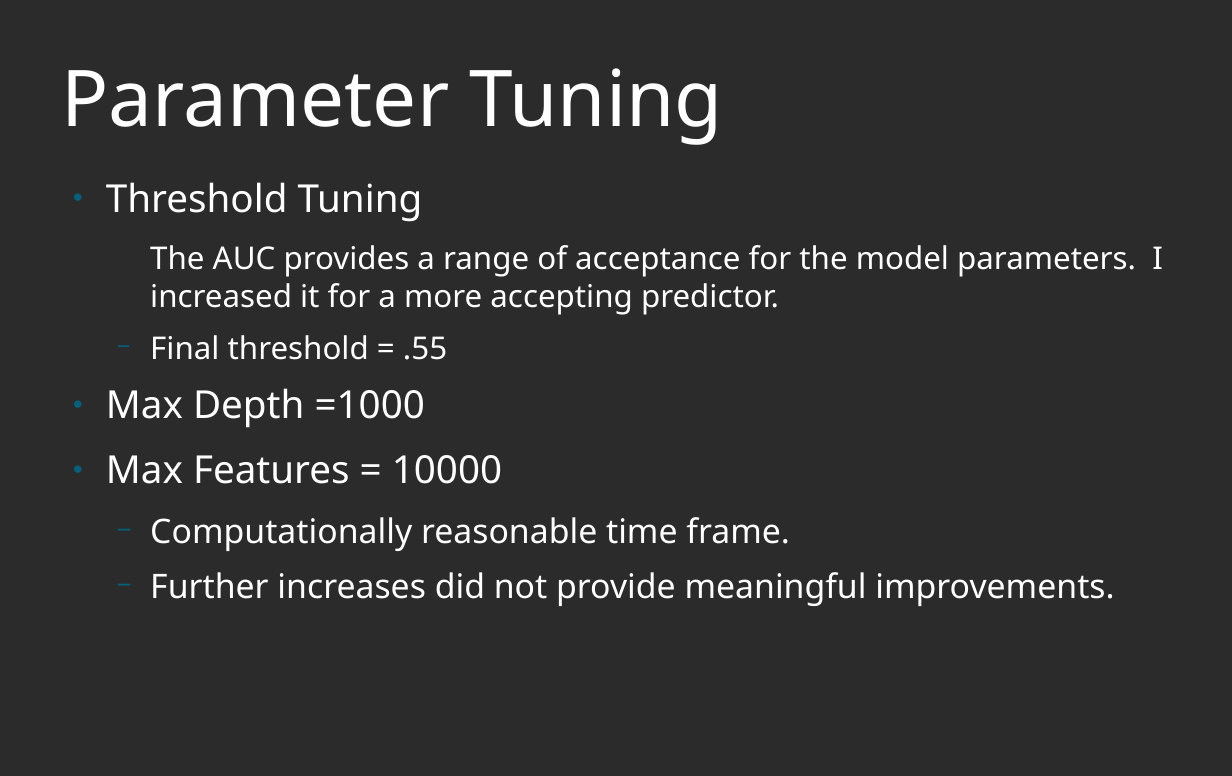
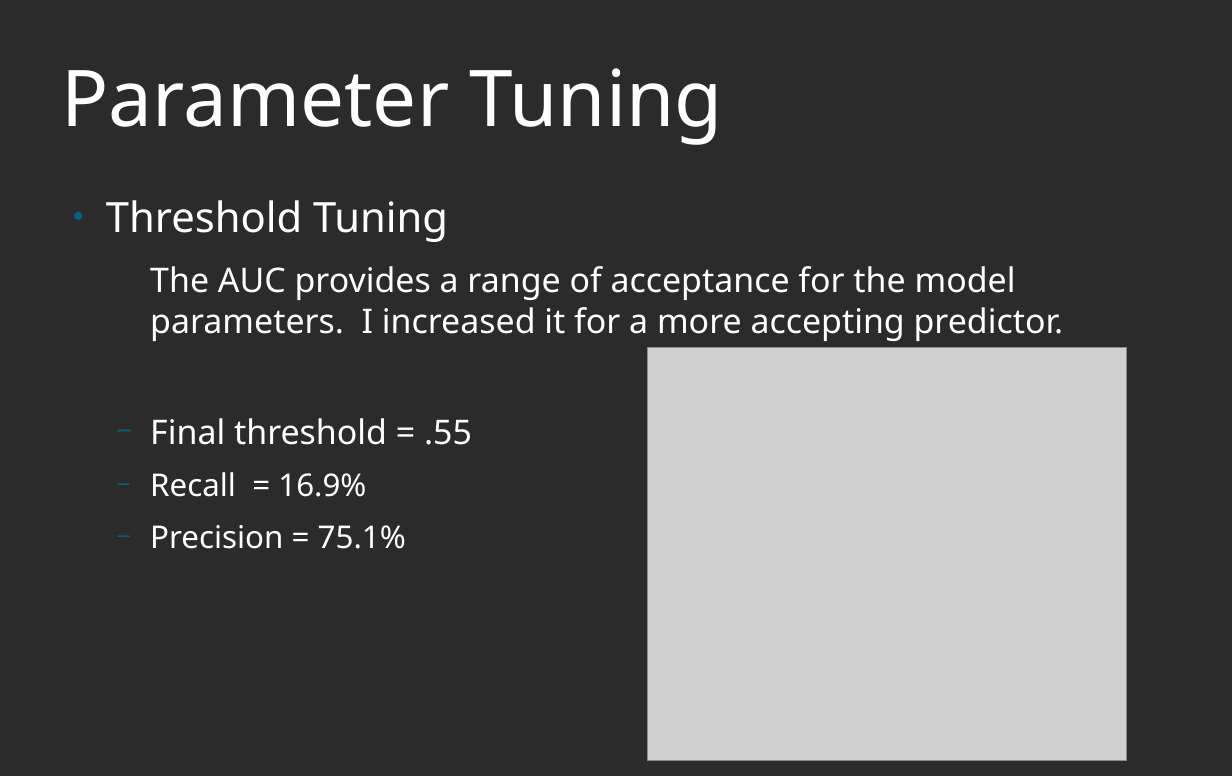
Before and after one commit to gr8willi35/DSI_CS3, a slide deck: slide 8 of Book Summary NLP Presentation.odp (slide 10 before the commit). Drawn at 1232x776 pixels with LibreOffice and Linux fonts; fonts in the diff are those of the drawing; grey boxes stand for pictures; background and template pictures are left out; a plain dark background stands for a picture behind light text. Boxes give left, top, right and bottom in pixels: in the first picture for what was removed or moved away, otherwise in the second. Text is boxed around its words. In the diff, an @@ line names an element or a change of style, - is before the commit and + after.

```diff
--- a/Book Summary NLP Presentation.odp
+++ b/Book Summary NLP Presentation.odp
@@ text "Threshold Tuning": place and size @@
-text "Threshold Tuning" at box(106, 182, 1163, 606)
+text "Threshold Tuning" at box(106, 200, 1064, 549)
@@ text at box(106, 200, 1064, 445): size 29.6 to 32 pt in "Threshold Tuning"; size 24.1 to 26 pt in "The AUC provides a range of acceptance ...", "Final threshold = .55" @@
@@ picture added at box(648, 347, 1127, 761) @@
@@ text at box(150, 472, 406, 549): text changed; size 25.9 to 24 pt @@
-● Max Depth =1000
-● Max Features = 10000
-  − Computationally reasonable time frame.
-  − Further increases did not provide meaningful improvements.
+  − Recall = 16.9%
+  − Precision = 75.1%
```
Also in this commit, not shown: 6 other slides changed, 1 slide added, 5 slides removed, 18 other files.
